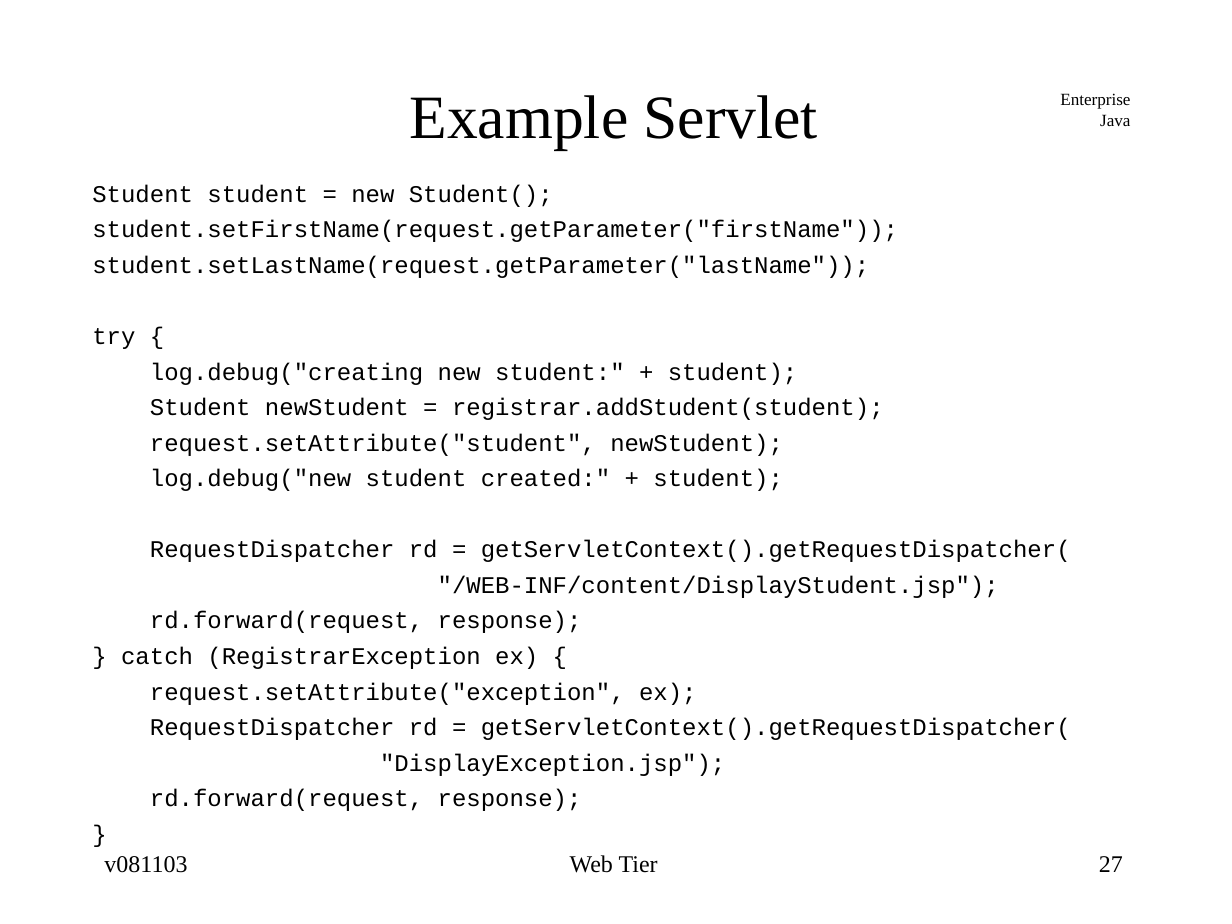
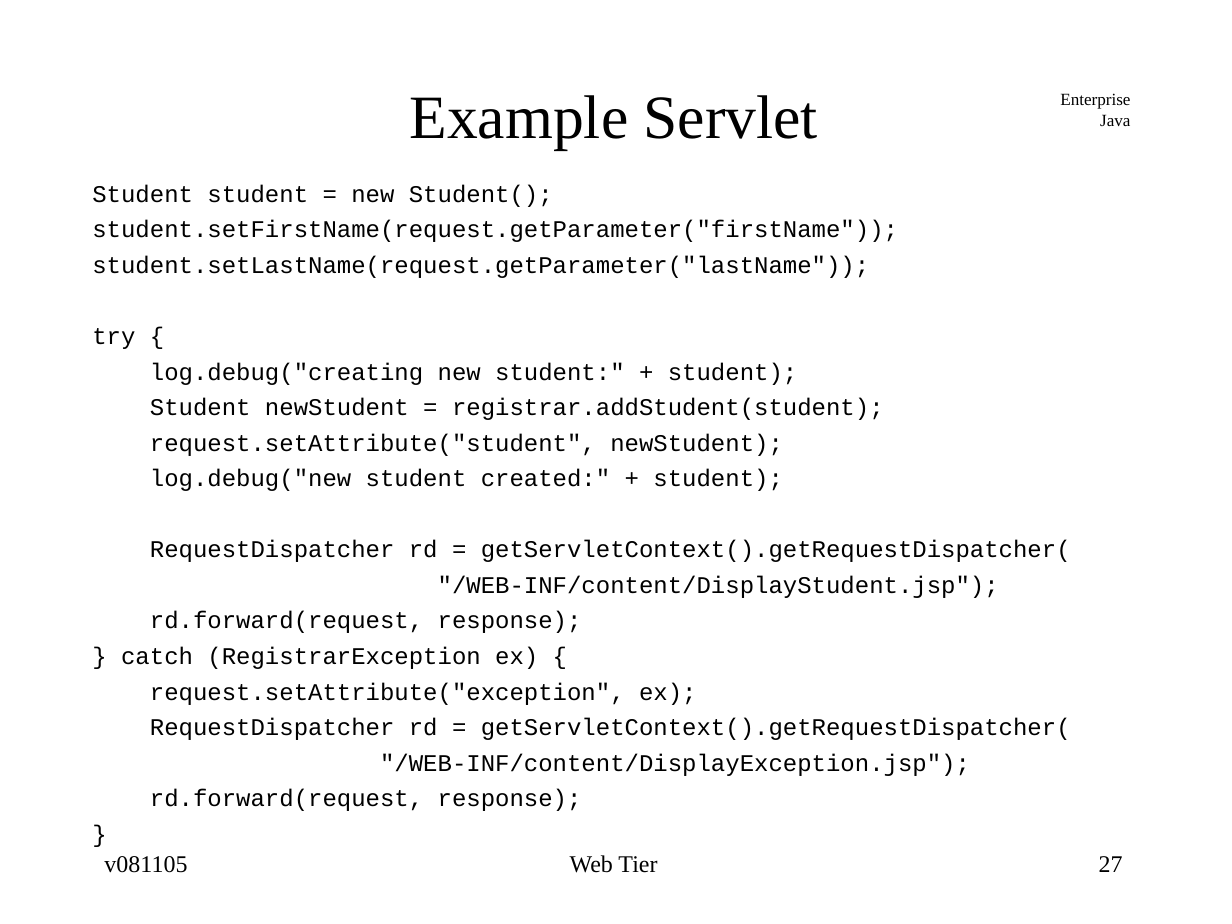
Before and after one commit to jcstaff/ejava-javaee, a slide deck: slide 27 of webtier/src/site/resources/lectures/webTier.ppt. Drawn at 1232x924 pixels with LibreOffice and Linux fonts; fonts in the diff are those of the drawing. Boxes give left, top, right and bottom in pixels: in the first picture for what was removed or moved away, otherwise in the second. Text is boxed around its words. In the diff, an @@ line names an element or a change of style, - is before the commit and + after.

```diff
--- a/webtier/src/site/resources/lectures/webTier.ppt
+++ b/webtier/src/site/resources/lectures/webTier.ppt
@@ text at [380,753,970,776]: text changed @@
-"DisplayException.jsp");
+"/WEB-INF/content/DisplayException.jsp");
@@ text at [104,856,187,873]: text changed @@
-v081103
+v081105
```
Also in this commit, not shown: 51 other slides changed, 5 other files.
